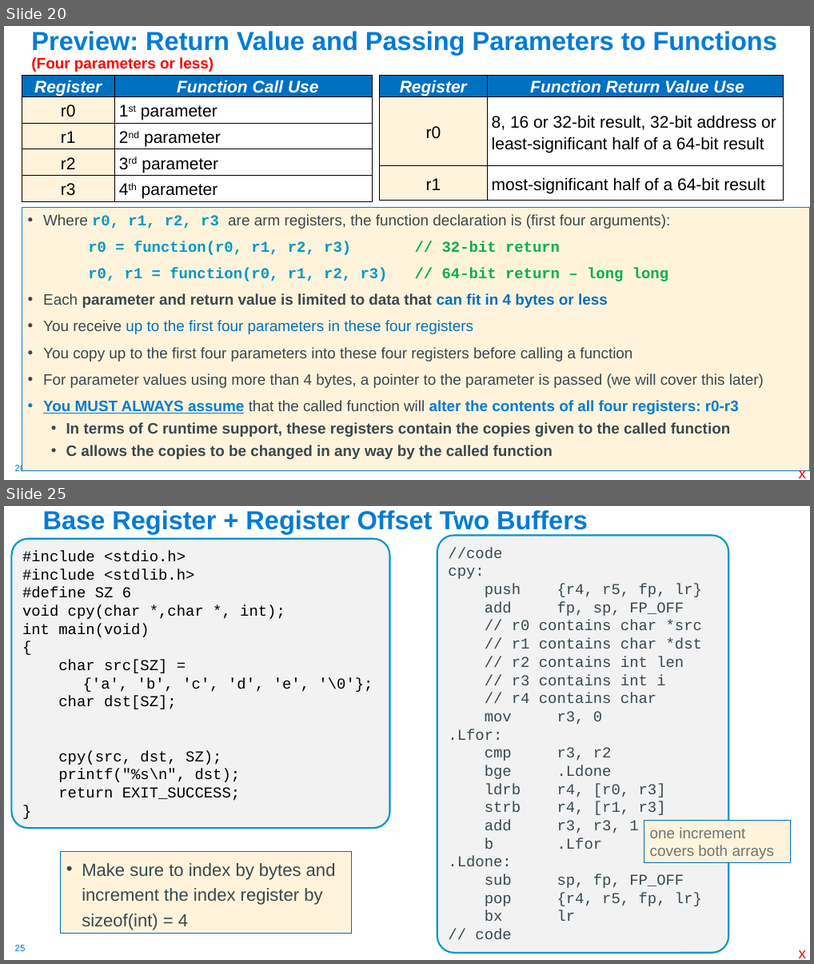
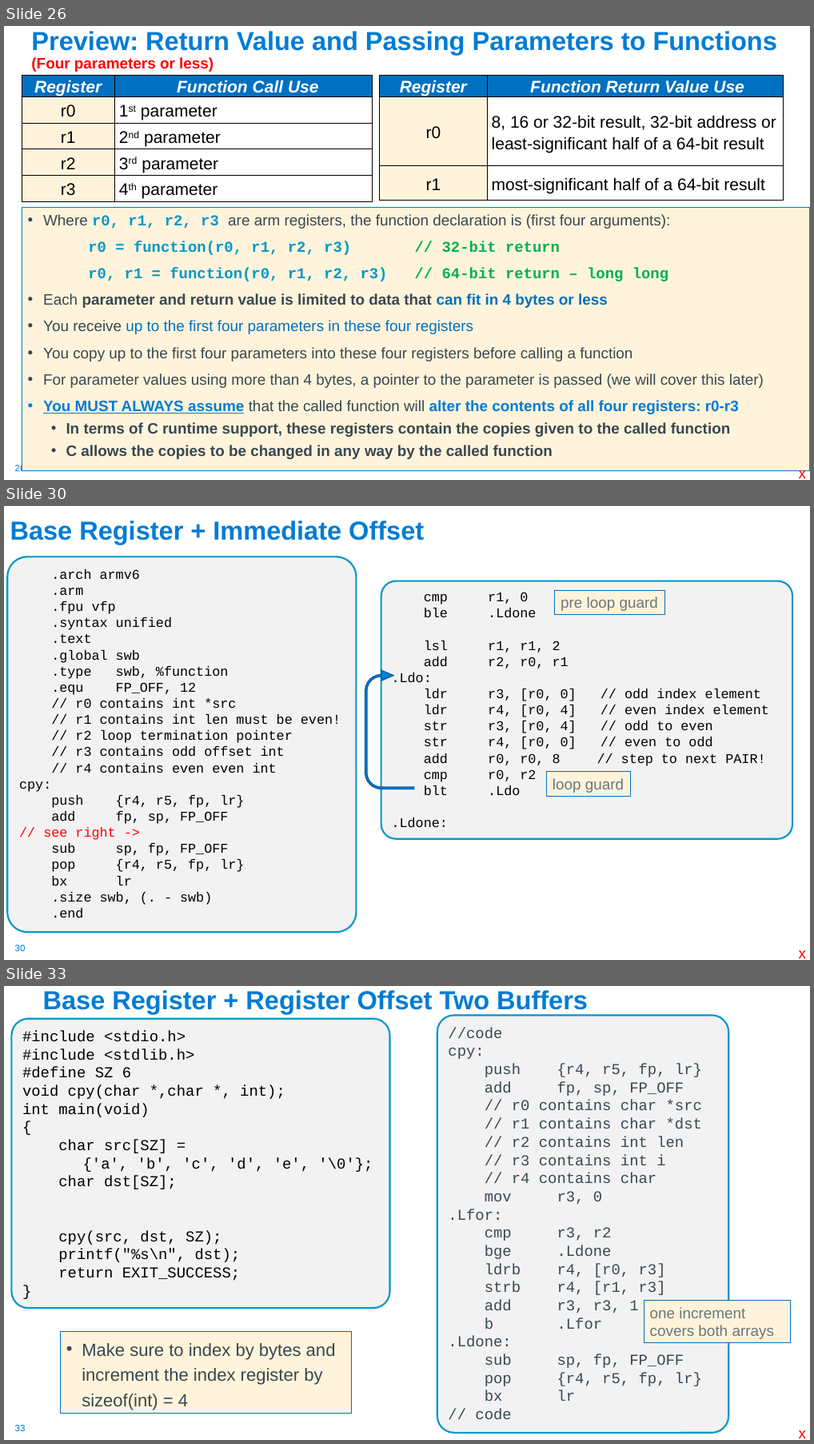
Before and after one commit to cse30-fa22/Muller_CSE30_Lecture_Slides, a slide deck: 08_Assm_Part3.pptx. Shown one above the other, each under a label of ours: slides 20 and 25 before the commit, slides 26, 30 and 33 after it; the slides between them are not shown. The pictures are 814x964 and 814x1444 pixels, drawn with LibreOffice and Linux fonts; fonts in the diff are those of the drawing. Boxes give left, top, right and bottom in pixels: in the first picture for what was removed or moved away, otherwise in the second. Text is boxed around its words. In the diff, an @@ line names an element or a change of style, - is before the commit and + after.

```diff
--- a/08_Assm_Part3.pptx
+++ b/08_Assm_Part3.pptx
@@ slide 30 added at (x1=4, y1=506, x2=810, y2=960), background #FFFFFF; not listed: 1 template element that a slide beside it also shows @@
@@ title added at (x1=10, y1=520, x2=424, y2=544), 31 pt, text #007CD5, bold @@
+Base Register + Immediate Offset
@@ rounded rectangle added at (x1=8, y1=557, x2=357, y2=932), fill #F2F2F2, outline #0098C9 2 pt, 16 pt, text #000000 @@
+.arch armv6
+.arm
+.fpu vfp
+.syntax unified
+.text
+.global swb
+.type swb, %function
+.equ FP_OFF, 12
+// r0 contains int *src
+// r1 contains int len must be even!
+// r2 loop termination pointer
+// r3 contains odd offset int
+// r4 contains even even int
+cpy:
+push {r4, r5, fp, lr}
+add fp, sp, FP_OFF
+// see right ->
+sub sp, fp, FP_OFF
+pop {r4, r5, fp, lr}
+bx lr
+.size swb, (. - swb)
+.end
@@ rounded rectangle added at (x1=382, y1=581, x2=793, y2=839), fill #F2F2F2, outline #0098C9 2 pt, 16 pt, text #000000 @@
+cmp r1, 0
+ble .Ldone
+lsl r1, r1, 2
+add r2, r0, r1
+.Ldo:
+ldr r3, [r0, 0] // odd index element
+ldr r4, [r0, 4] // even index element
+str r3, [r0, 4] // odd to even
+str r4, [r0, 0] // even to odd
+add r0, r0, 8 // step to next PAIR!
+cmp r0, r2
+blt .Ldo
+.Ldone:
@@ rectangle added at (x1=555, y1=590, x2=666, y2=614), fill #FFF4DB, outline #0070C0 0.75 pt, 18 pt, text #6B767D @@
+pre loop guard
@@ uturn arrow added at (x1=366, y1=670, x2=414, y2=789), fill #007CD5, outline #005C9E 1 pt @@
@@ rectangle added at (x1=546, y1=772, x2=630, y2=796), fill #FFF4DB, outline #0070C0 0.75 pt, 18 pt, text #6B767D @@
+loop guard
@@ text added at (x1=799, y1=950, x2=806, y2=958), 18 pt, text #FF0000 @@
+x
@@ what was slide 20 is now slide 26 @@
@@ what was slide 25 is now slide 33 @@
@@ page number at (x1=15, y1=1424, x2=26, y2=1431): text changed @@
-25
+33
```
Also in this commit, not shown: 13 slides changed, 14 other slides added, 1 slide removed, 1 other file.
